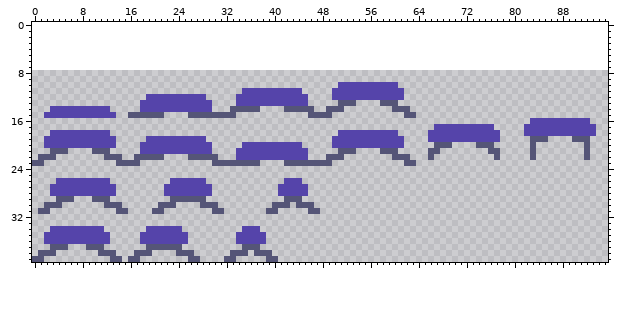
One commit to this sprite sheet: res/sprites/enemy-06.png. Above, as it was before the edit.
The file is 96x32 pixels. The old version is drawn lined up with the new one, on the new canvas.
After the commit:
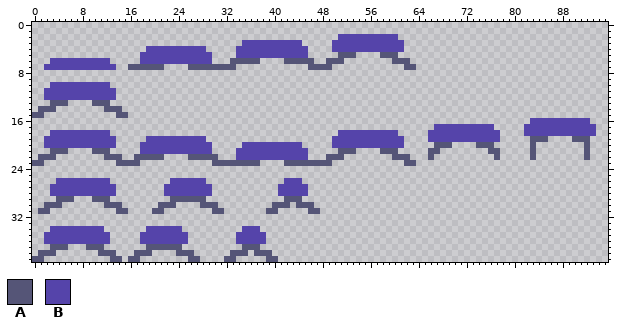
Palette (. is transparent): A #555577  B #5544aa
What changed:
canvas 96x32 -> 96x40, the old top-left corner now at 0,8
y 2: x 51..60 .......... -> BBBBBBBBBB
y 3: x 35..44 .......... -> BBBBBBBBBB; x 50..61 ............ -> BBBBBBBBBBBB
y 4: x 19..28 .......... -> BBBBBBBBBB; x 34..45 ............ -> BBBBBBBBBBBB; x 50..61 ............ -> BBBBBBBBBBBB
y 5: x 18..29 ............ -> BBBBBBBBBBBB; x 34..45 ............ -> BBBBBBBBBBBB; x 51..53 ... -> AAA; x 58..60 ... -> AAA
y 6: x 3..12 .......... -> BBBBBBBBBB; x 18..29 ............ -> BBBBBBBBBBBB; x 33..37 ..... -> AAAAA; x 42..46 ..... -> AAAAA; x 49..51 ... -> AAA; x 60..62 ... -> AAA
y 7: x 2..13 ............ -> BBBBBBBBBBBB; x 16..21 ...... -> AAAAAA; x 26..33 ........ -> AAAAAAAA; x 46..49 .... -> AAAA; x 62..63 .. -> AA
y 10: x 3..12 .......... -> BBBBBBBBBB; x 51..60 BBBBBBBBBB -> ..........
y 11: x 2..13 ............ -> BBBBBBBBBBBB; x 35..44 BBBBBBBBBB -> ..........; x 50..61 BBBBBBBBBBBB -> ............
y 12: x 2..13 ............ -> BBBBBBBBBBBB; x 19..28 BBBBBBBBBB -> ..........; x 34..45 BBBBBBBBBBBB -> ............; x 50..61 BBBBBBBBBBBB -> ............
y 13: x 3..5 ... -> AAA; x 10..12 ... -> AAA; x 18..29 BBBBBBBBBBBB -> ............; x 34..45 BBBBBBBBBBBB -> ............; x 51..53 AAA -> ...; x 58..60 AAA -> ...
y 14: x 1..14 ..BBBBBBBBBB.. -> AAA........AAA; x 18..29 BBBBBBBBBBBB -> ............; x 33..37 AAAAA -> .....; x 42..46 AAAAA -> .....; x 49..51 AAA -> ...; x 60..62 AAA -> ...
y 15: x 0..21 ..BBBBBBBBBBBB..AAAAAA -> AA............AA......; x 26..33 AAAAAAAA -> ........; x 46..49 AAAA -> ....; x 62..63 AA -> ..
Where, in picture pixels (left, top, right, bottom), the same in both pictures:
changed: (32, 34, 416, 118)
